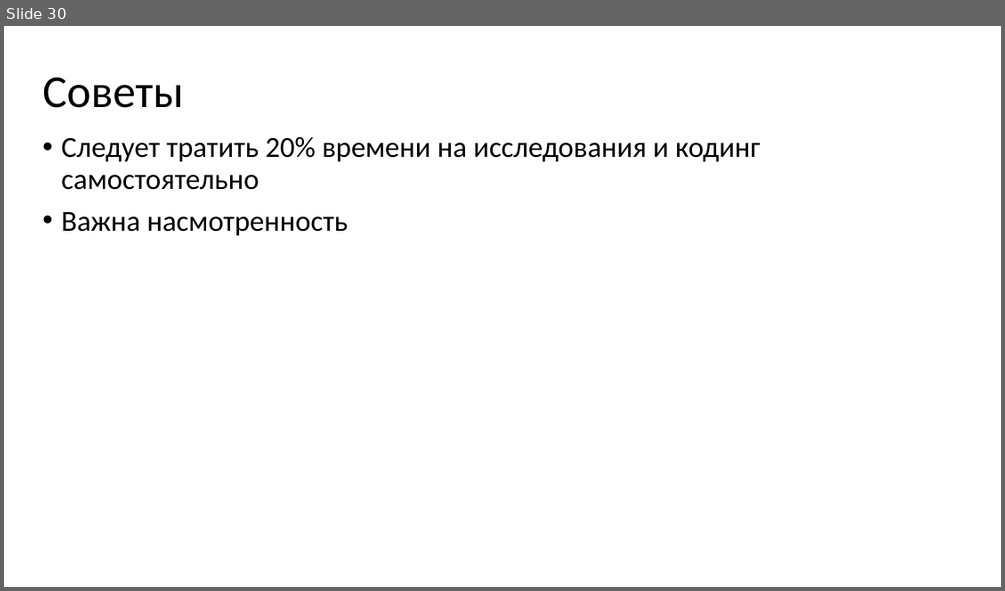
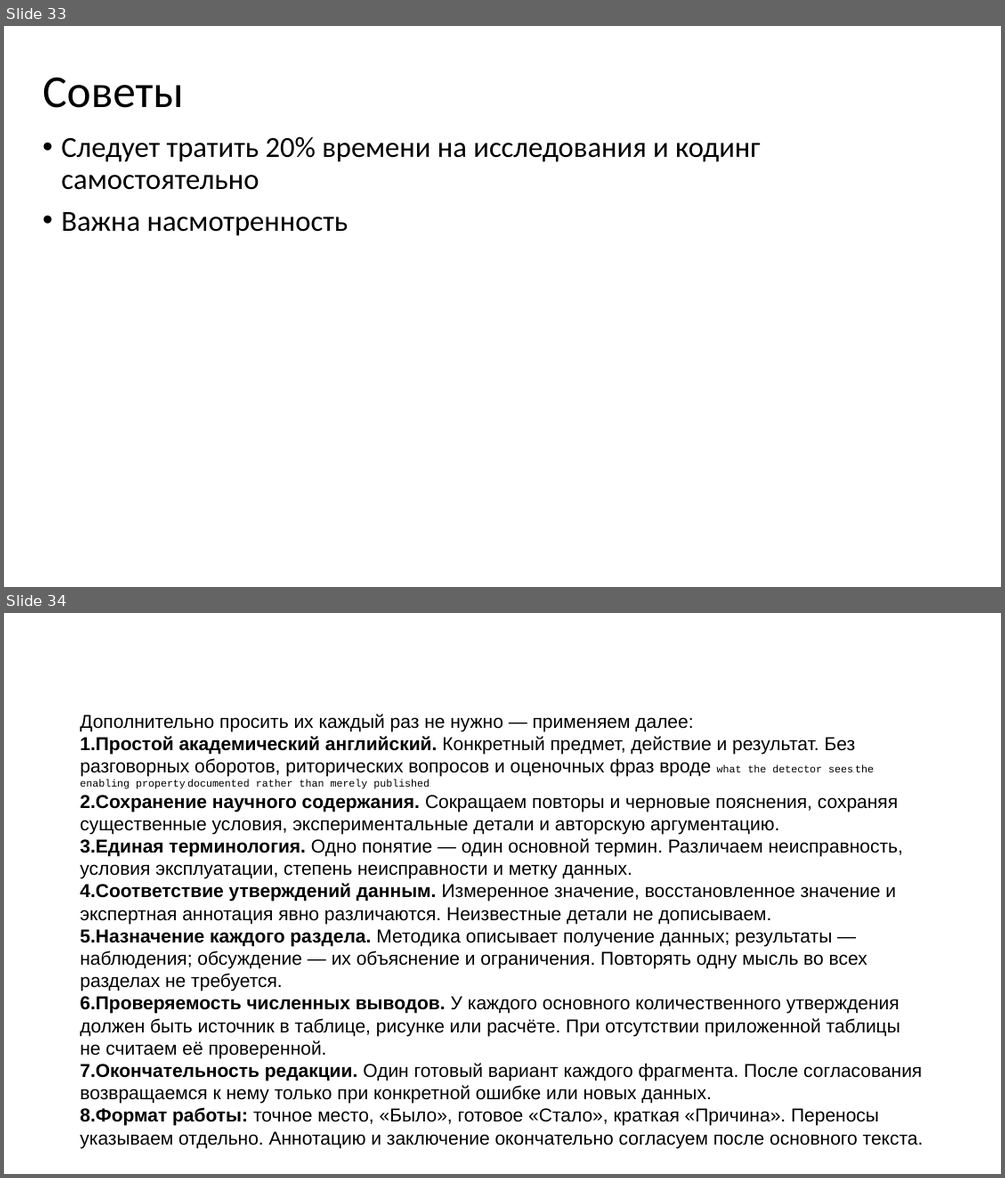
Before and after one commit to MVRonkin/MLSystemDesignCourse, a slide deck: 2026/agentic work.pptx. Shown one above the other, each under a label of ours: slide 30 before the commit, slides 33 and 34 after it. The pictures are 1005x591 and 1005x1178 pixels, drawn with LibreOffice and Linux fonts; fonts in the diff are those of the drawing. Boxes give left, top, right and bottom in pixels: in the first picture for what was removed or moved away, otherwise in the second. Text is boxed around its words. In the diff, an @@ line names an element or a change of style, - is before the commit and + after.

```diff
--- a/2026/agentic work.pptx
+++ b/2026/agentic work.pptx
@@ slide 34 added at <box>4,613,1001,1174</box>, background #FFFFFF @@
@@ text added at <box>80,714,923,1148</box>, 18 pt, text #000000 @@
+Дополнительно просить их каждый раз не нужно — применяем далее:
+1. Простой академический английский. Конкретный предмет, действие и результат. Без разговорных оборотов, риторических вопросов и оценочных фраз вроде what the detector sees, the enabling property, documented rather than merely published.
+2. Сохранение научного содержания. Сокращаем повторы и черновые пояснения, сохраняя существенные условия, экспериментальные детали и авторскую аргументацию.
+3. Единая терминология. Одно понятие — один основной термин. Различаем неисправность, условия эксплуатации, степень неисправности и метку данных.
+4. Соответствие утверждений данным. Измеренное значение, восстановленное значение и экспертная аннотация явно различаются. Неизвестные детали не дописываем.
+5. Назначение каждого раздела. Методика описывает получение данных; результаты — наблюдения; обсуждение — их объяснение и ограничения. Повторять одну мысль во всех разделах не требуется.
+6. Проверяемость численных выводов. У каждого основного количественного утверждения должен быть источник в таблице, рисунке или расчёте. При отсутствии приложенной таблицы не считаем её проверенной.
+7. Окончательность редакции. Один готовый вариант каждого фрагмента. После согласования возвращаемся к нему только при конкретной ошибке или новых данных.
+8. Формат работы: точное место, «Было», готовое «Стало», краткая «Причина». Переносы указываем отдельно. Аннотацию и заключение окончательно согласуем после основного текста.
@@ what was slide 30 is now slide 33 @@
```
Also in this commit, not shown: 2 slides changed, 3 other slides added, 1 other file.
